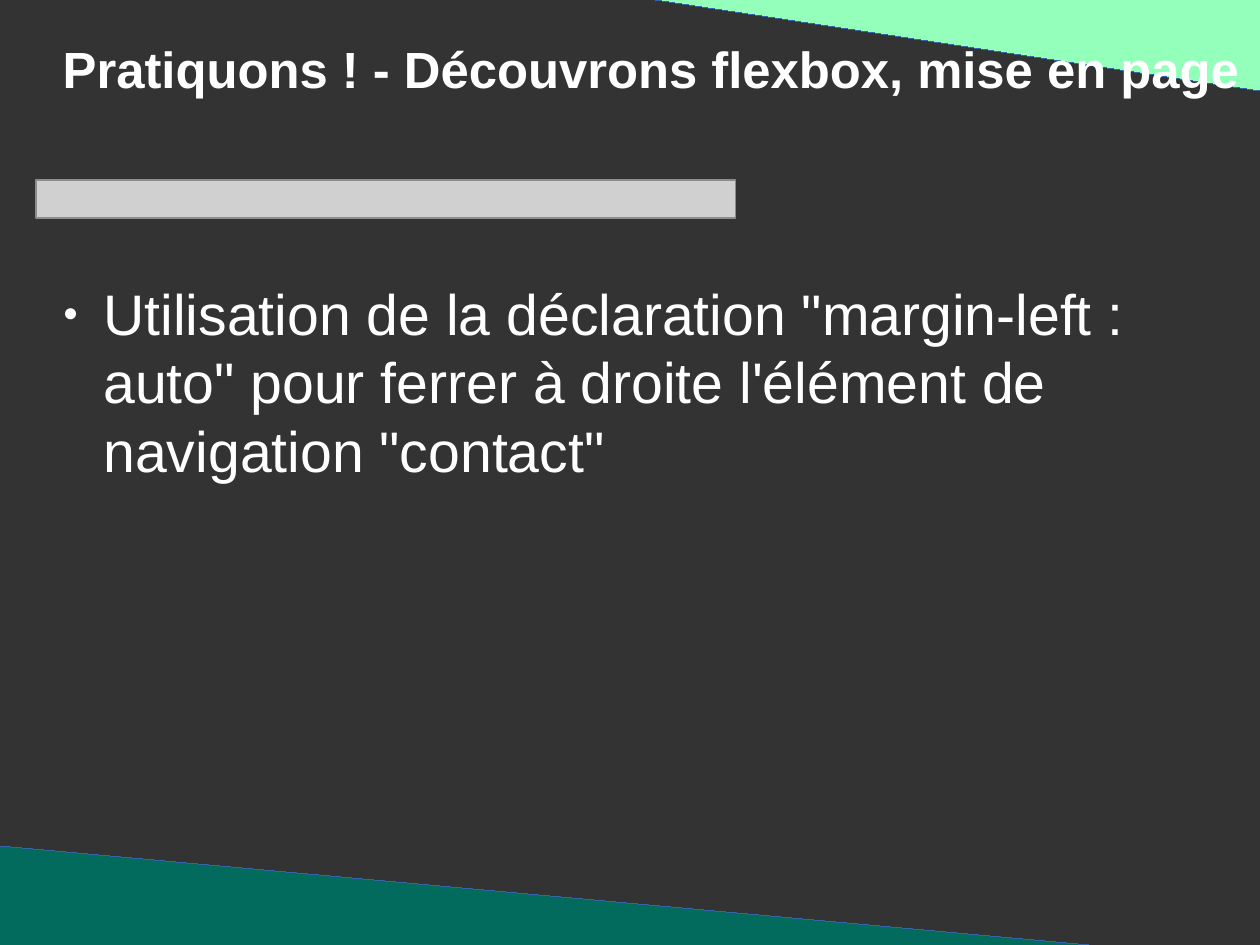
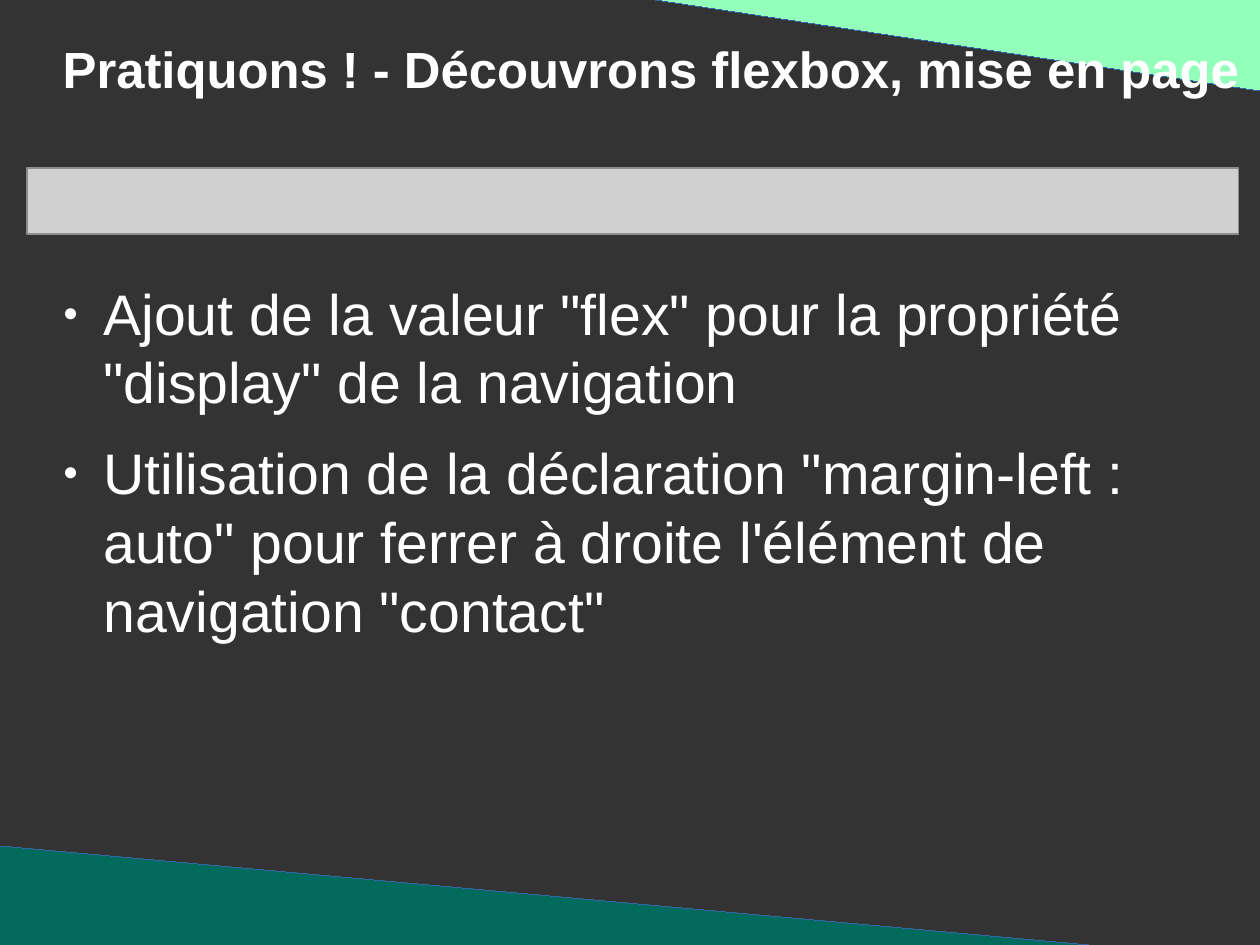
Before and after one commit to DanYellow/presentations, a slide deck: slide 106 of mmi/html/travaux-pratiques/numero-2/presentation.odp (slide 103 before the commit). Drawn at 1260x945 pixels with LibreOffice and Linux fonts; fonts in the diff are those of the drawing; grey boxes stand for pictures. Boxes give left, top, right and bottom in pixels: in the first picture for what was removed or moved away, otherwise in the second. Text is boxed around its words. In the diff, an @@ line names an element or a change of style, - is before the commit and + after.

```diff
--- a/mmi/html/travaux-pratiques/numero-2/presentation.odp
+++ b/mmi/html/travaux-pratiques/numero-2/presentation.odp
@@ picture resized from (x1=35, y1=180, x2=735, y2=217) to (x1=27, y1=168, x2=1239, y2=234) @@
@@ text at (x1=103, y1=293, x2=1121, y2=414): paragraph added @@
+● Ajout de la valeur "flex" pour la propriété "display" de la navigation
```
Also in this commit, not shown: 4 other slides changed, 3 slides added, 3 other files.
